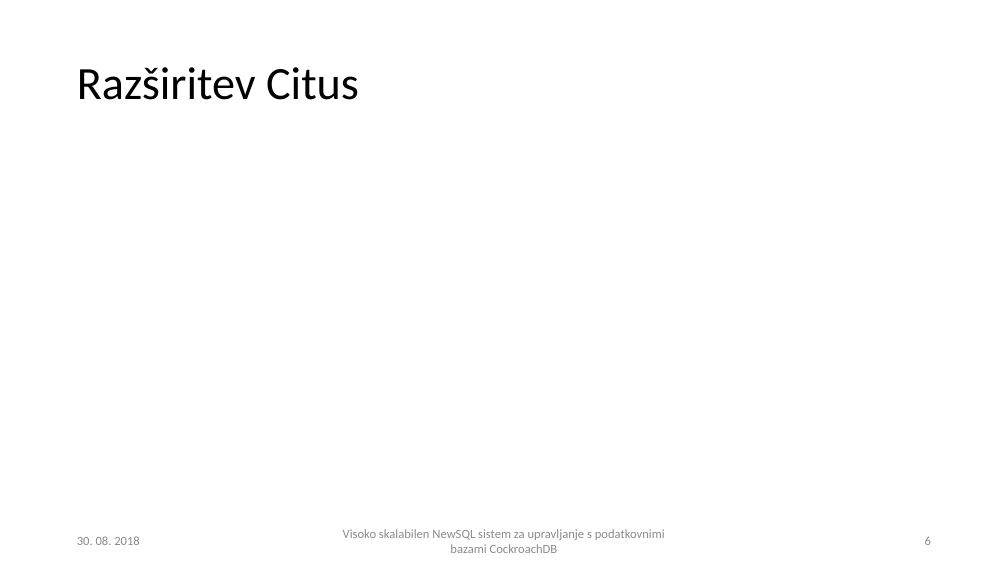
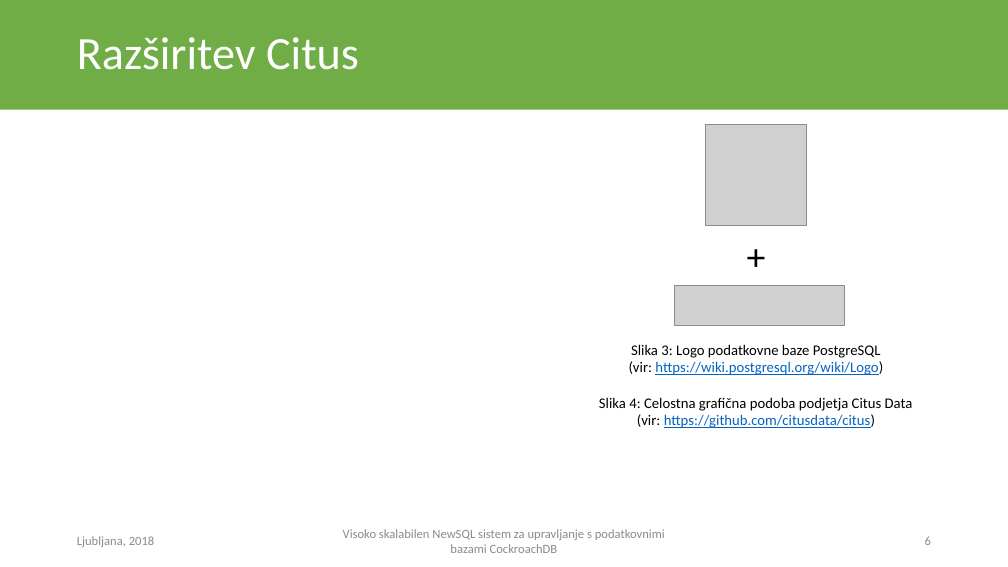
Before and after one commit to arruw/diploma-latex, a slide deck: slide 6 of resources/presentation.pptx. Drawn at 1008x567 pixels with LibreOffice and Linux fonts; fonts in the diff are those of the drawing; grey boxes stand for pictures. Boxes give left, top, right and bottom in pixels: in the first picture for what was removed or moved away, otherwise in the second. Text is boxed around its words. In the diff, an @@ line names an element or a change of style, - is before the commit and + after.

```diff
--- a/resources/presentation.pptx
+++ b/resources/presentation.pptx
@@ rectangle added at (0,0,1008,110), fill #70AD47 @@
@@ title "Razširitev Citus": place and size @@
-title "Razširitev Citus" at (77,67,359,100)
+title "Razširitev Citus" at (77,37,359,70)
@@ title "Razširitev Citus" at (77,37,359,70): text colour #000000 to #FFFFFF @@
@@ picture added at (706,125,807,226) @@
@@ text added at (722,229,790,283), 36 pt, text #000000 @@
++
@@ picture added at (675,285,845,325) @@
@@ text added at (599,344,913,428), 14 pt, text #000000 @@
+Slika 3: Logo podatkovne baze PostgreSQL
+(vir: https://wiki.postgresql.org/wiki/Logo)
+Slika 4: Celostna grafična podoba podjetja Citus Data
+(vir: https://github.com/citusdata/citus)
@@ text at (77,536,155,547): text changed @@
-30. 08. 2018
+Ljubljana, 2018
```
Also in this commit, not shown: 11 other slides changed, 3 slides added, 7 other files.
